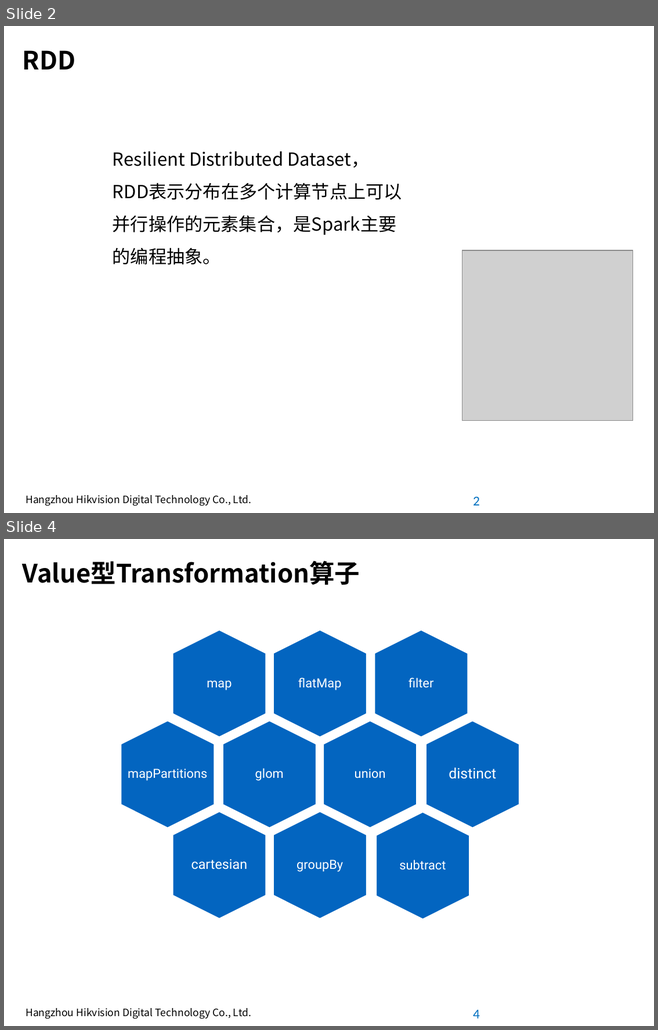
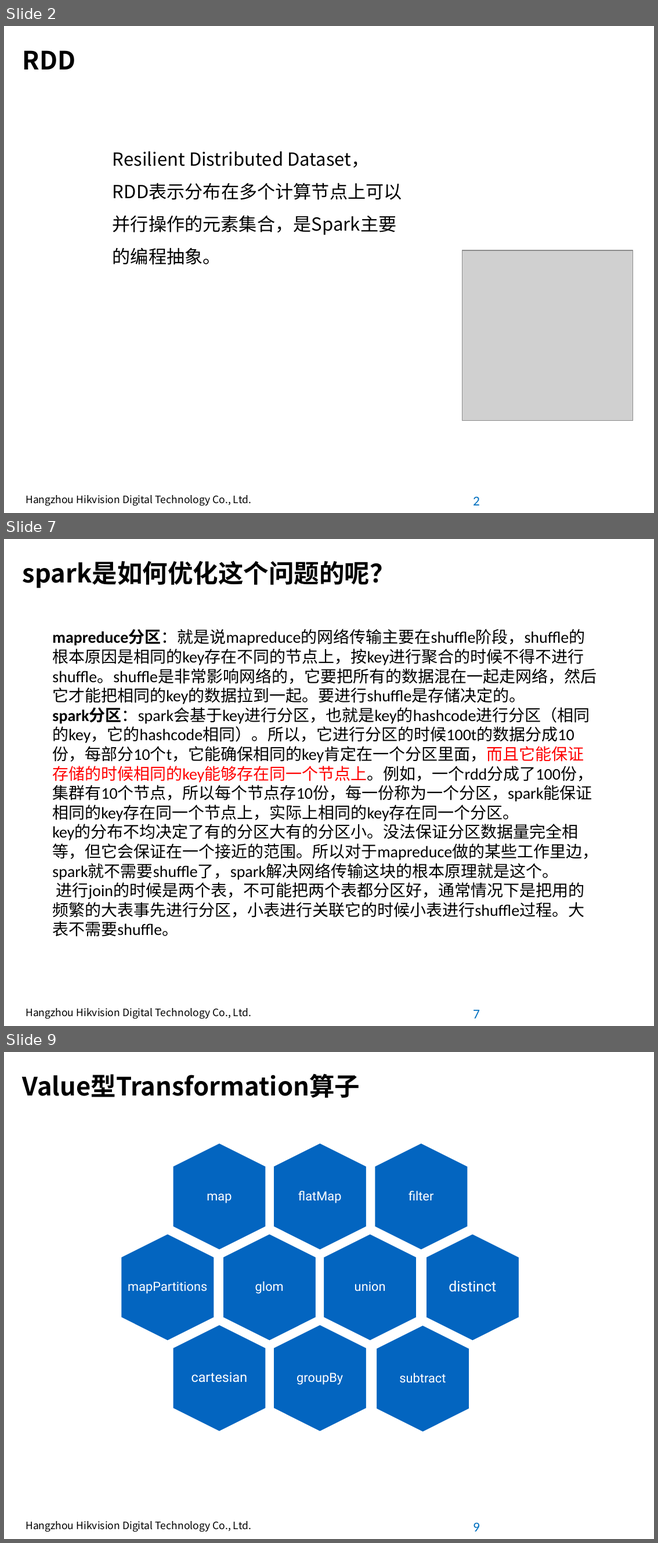
Before and after one commit to pcalpha/Learning, a slide deck: Scala/Spark常用算子.pptx. Shown one above the other, each under a label of ours: slides 2 and 4 before the commit, slides 2, 7 and 9 after it; the slides between them are not shown. The pictures are 658x1030 and 658x1543 pixels, drawn with LibreOffice and Linux fonts; fonts in the diff are those of the drawing; grey boxes stand for pictures; background and template pictures are left out. Boxes give left, top, right and bottom in pixels: in the first picture for what was removed or moved away, otherwise in the second. Text is boxed around its words. In the diff, an @@ line names an element or a change of style, - is before the commit and + after.

Commit message:
[MOD]优化

```diff
--- a/Scala/Spark常用算子.pptx
+++ b/Scala/Spark常用算子.pptx
@@ slide 7 added at [4, 539, 654, 1026], background #FFFFFF; not listed: 2 template elements that a slide beside it also shows @@
@@ title added at [23, 560, 395, 588], 28 pt, text #000000, bold @@
+spark是如何优化这个问题的呢？
@@ text added at [52, 629, 598, 937], 18 pt, text #000000 @@
+mapreduce分区：就是说mapreduce的网络传输主要在shuffle阶段，shuffle的根本原因是相同的key存在不同的节点上，按key进行聚合的时候不得不进行shuffle。shuffle是非常影响网络的，它要把所有的数据混在一起走网络，然后它才能把相同的key的数据拉到一起。要进行shuffle是存储决定的。
+spark分区：spark会基于key进行分区，也就是key的hashcode进行分区（相同的key，它的hashcode相同）。所以，它进行分区的时候100t的数据分成10份，每部分10个t，它能确保相同的key肯定在一个分区里面，而且它能保证存储的时候相同的key能够存在同一个节点上。例如，一个rdd分成了100份，集群有10个节点，所以每个节点存10份，每一份称为一个分区，spark能保证相同的key存在同一个节点上，实际上相同的key存在同一个分区。
+key的分布不均决定了有的分区大有的分区小。没法保证分区数据量完全相等，但它会保证在一个接近的范围。所以对于mapreduce做的某些工作里边，spark就不需要shuffle了，spark解决网络传输这块的根本原理就是这个。
+进行join的时候是两个表，不可能把两个表都分区好，通常情况下是把用的频繁的大表事先进行分区，小表进行关联它的时候小表进行shuffle过程。大表不需要shuffle。
@@ what was slide 4 is now slide 9 @@
@@ page number at [473, 1523, 480, 1532]: text changed @@
-4
+9
```
Also in this commit, not shown: 9 slides changed, 12 other slides added, 8 slides removed.
